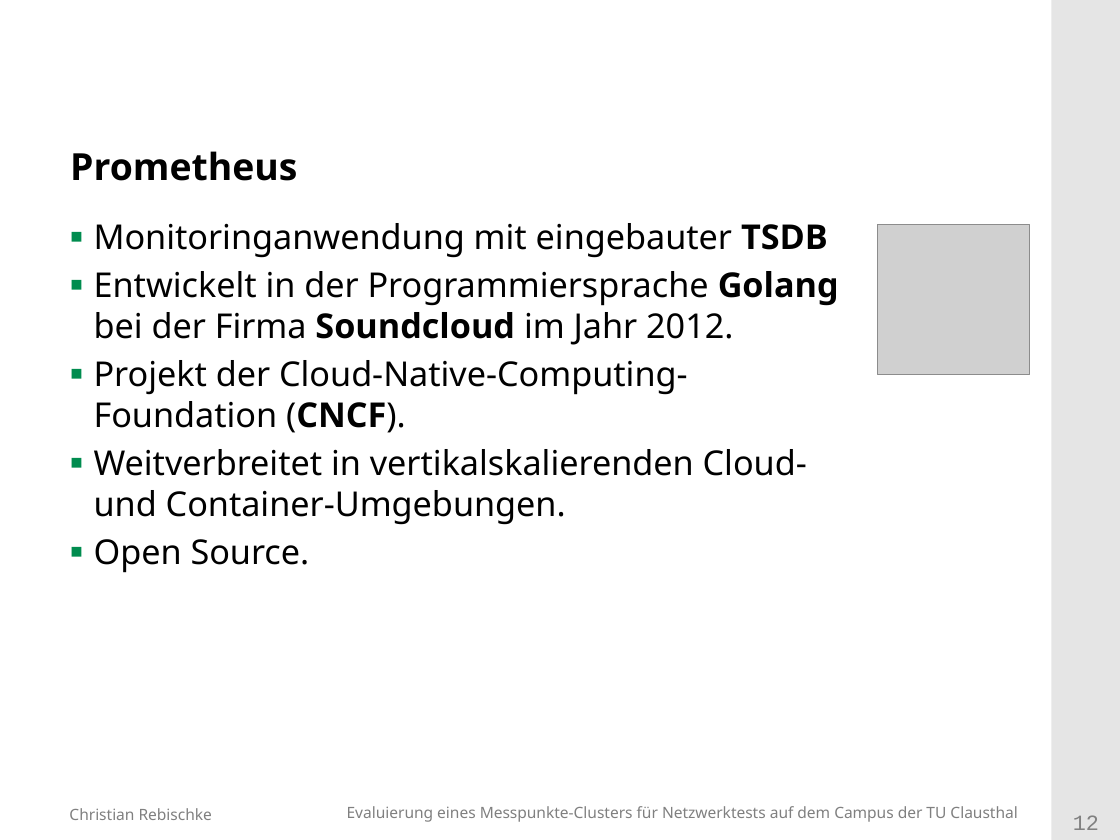
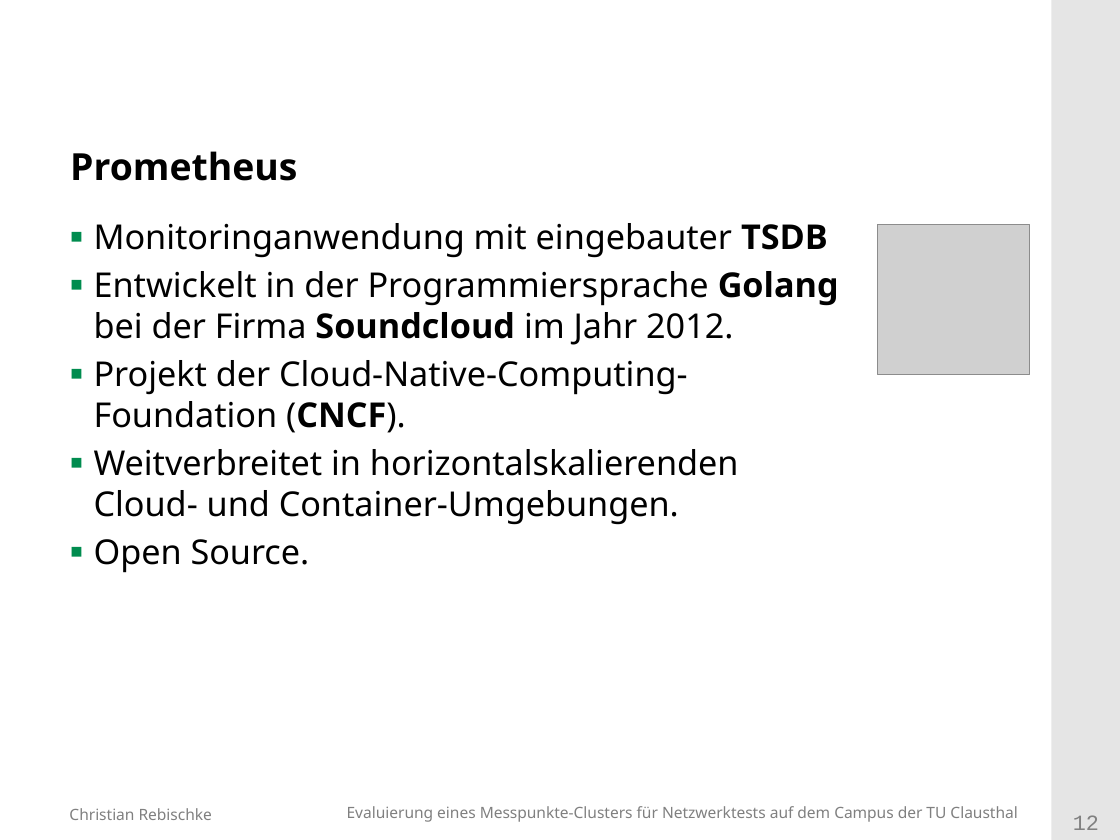
Before and after one commit to shibumi/bachelor-kolloquium, a slide deck: slide 12 of vortrag.odp. Drawn at 1120x840 pixels with LibreOffice and Linux fonts; fonts in the diff are those of the drawing; grey boxes stand for pictures; background and template pictures are left out. Boxes give left, top, right and bottom in pixels: in the first picture for what was removed or moved away, otherwise in the second. Text is boxed around its words. In the diff, an @@ line names an element or a change of style, - is before the commit and + after.

```diff
--- a/vortrag.odp
+++ b/vortrag.odp
@@ text at box(94, 449, 739, 525): text changed @@
-▪ Weitverbreitet in vertikalskalierenden Cloud- und Container-Umgebungen.
+▪ Weitverbreitet in horizontalskalierenden Cloud- und Container-Umgebungen.
```
Also in this commit, not shown: 5 other slides changed, 4 slides added.
